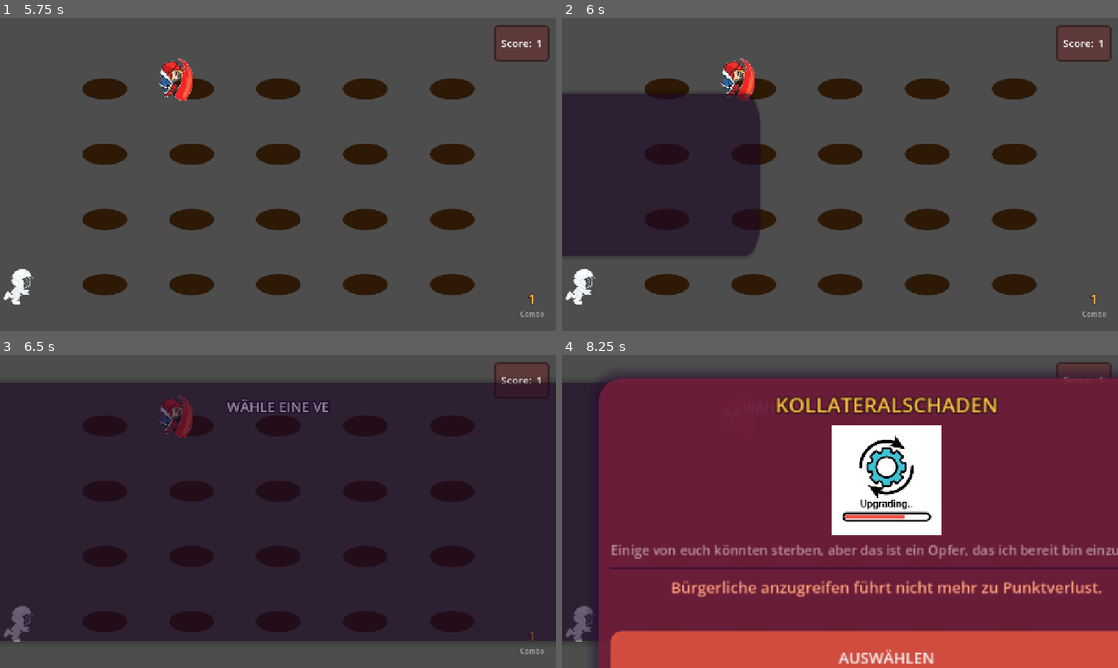
Above: before the commit, frames 1-4 (two rows, left to right).
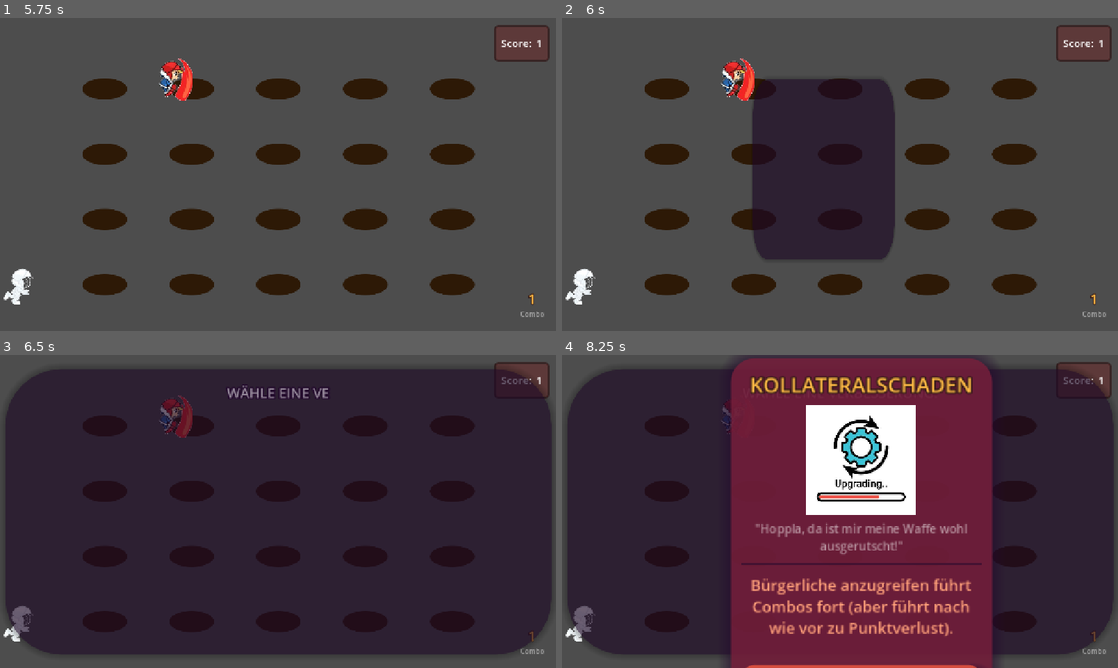
Above: after the commit, the same moments.

Repository: verdelite/whackamole
Game: Godot game, scene res://Scenes/WhackAMole/whack_a_mole_scene.tscn
Same seed, same stepped clock (60 frames per second), same inputs: the game is played once before the commit and once after it. Sound files missing from this copy of the repository are replaced by a short silence.
Inputs (mouse positions are in pixels of both pictures, inside the frame that each line leads up to):
- Up to frame 1 (5.75 s): move the mouse to (105, 77) at 0.52 s; click (105, 77) at 0.67 s; move the mouse to (105, 143) at 1.27 s; click (105, 143) at 1.42 s; move the mouse to (105, 208) at 2.02 s; click (105, 208) at 2.17 s; move the mouse to (105, 274) at 2.77 s; click (105, 274) at 2.92 s; move the mouse to (189, 77) at 3.52 s; click (189, 77) at 3.67 s; move the mouse to (189, 143) at 4.27 s; click (189, 143) at 4.42 s; move the mouse to (189, 77) at 5.02 s; click (189, 77) at 5.17 s
- Up to frame 2 (6 s): move the mouse to (756, 96) at 5.77 s; click (756, 96) at 5.92 s
- Up to frame 3 (6.5 s): no input
- Up to frame 4 (8.25 s): move the mouse to (962, 495) at 6.52 s; click (962, 495) at 6.67 s; click "AUSWÄHLEN" at 7.25 s; click "AUSWÄHLEN" at 8 s

Frame 1 is identical in both runs. In frame 2, 29% of the frame differs, in the area x 0-60%, y 19-78%; in frame 3, 10%; in frame 4, 67%, in the area x 0-100%, y 0-100%.

Commit message:
implemented upgrade spawn logic and adjusted upgrades

Diff:
--- a/Scenes/WhackAMole/Ally/ally_rhiana.gd
+++ b/Scenes/WhackAMole/Ally/ally_rhiana.gd
@@ -11,6 +11,8 @@
 
 @export var valid_targets: Array[Globals.MoleType] = [Globals.MoleType.STANDARD, Globals.MoleType.ELITE]
 
+func _ready():
+	UpgradeManager.rhiana = self
 
 # Called every frame. 'delta' is the elapsed time since the previous frame.
 func _physics_process(delta):
--- a/Scenes/WhackAMole/UI/UpgradeContainer/upgrade_container.gd
+++ b/Scenes/WhackAMole/UI/UpgradeContainer/upgrade_container.gd
@@ -117,7 +117,7 @@
 	position = ORIGINAL_POSITION + TWEEN_OFFSET / 4
 
 func _on_animation_player_animation_finished(anim_name):
-	print("Animation finished: " + anim_name)
+	#print("Animation finished: " + anim_name)
 	if anim_name == "select_animation":
 		#print("Queue free called for: " + anim_name)
 		Globals.close_menu.emit()
--- a/Scenes/WhackAMole/UI/UpgradeContainer/upgrade_container.tscn
+++ b/Scenes/WhackAMole/UI/UpgradeContainer/upgrade_container.tscn
@@ -26,7 +26,7 @@
 outline_color = Color(0.180392, 0.0862745, 0.0862745, 1)
 
 [sub_resource type="LabelSettings" id="LabelSettings_kmvpd"]
-font_size = 18
+line_spacing = 1.0
 font_color = Color(1, 1, 1, 0.517647)
 
 [sub_resource type="StyleBoxLine" id="StyleBoxLine_kmvpd"]
@@ -181,9 +181,9 @@
 
 [node name="UpgradeContainer" type="PanelContainer"]
 process_mode = 3
+custom_minimum_size = Vector2(355, 411)
 offset_right = 355.0
 offset_bottom = 411.0
-size_flags_horizontal = 3
 theme_override_styles/panel = ExtResource("1_d16sn")
 script = ExtResource("2_6e6x3")
 tween_stylebox = ExtResource("1_d16sn")
@@ -193,6 +193,7 @@
 sound_chosen = ExtResource("6_ctwbl")
 
 [node name="MarginContainer" type="MarginContainer" parent="."]
+custom_minimum_size = Vector2(355, 411)
 layout_mode = 2
 size_flags_vertical = 3
 theme_override_constants/margin_left = 16
@@ -212,6 +213,7 @@
 label_settings = SubResource("LabelSettings_ks42o")
 horizontal_alignment = 1
 vertical_alignment = 1
+autowrap_mode = 3
 uppercase = true
 
 [node name="UpgradeImage" type="TextureRect" parent="MarginContainer/VBoxContainer"]
@@ -227,6 +229,7 @@
 
 [node name="UpgradeFlavorText" type="Label" parent="MarginContainer/VBoxContainer"]
 unique_name_in_owner = true
+custom_minimum_size = Vector2(0, 47)
 layout_mode = 2
 size_flags_vertical = 6
 size_flags_stretch_ratio = 0.0
@@ -234,6 +237,7 @@
 label_settings = SubResource("LabelSettings_kmvpd")
 horizontal_alignment = 1
 vertical_alignment = 1
+autowrap_mode = 3
 
 [node name="HSeparator" type="HSeparator" parent="MarginContainer/VBoxContainer"]
 layout_mode = 2
@@ -248,12 +252,12 @@
 size_flags_stretch_ratio = 10.0
 mouse_filter = 1
 bbcode_enabled = true
-text = "[font_size=21][center][color=\"lightsalmon\"]Rhiana schießt auf erschienene Untote. (Nachladezeit: 5 Sekunden)[/color][/center][/font_size]"
+text = "[font_size=18][center][color=\"lightsalmon\"]Rhiana schießt auf erschienene Untote. (Nachladezeit: 5 Sekunden)[/color][/center][/font_size]"
 fit_content = true
 
 [node name="SelectButton" type="Button" parent="MarginContainer/VBoxContainer"]
-layout_mode = 2
-size_flags_vertical = 3
+custom_minimum_size = Vector2(0, 64)
+layout_mode = 2
 size_flags_stretch_ratio = 11.13
 mouse_filter = 1
 theme = SubResource("Theme_ks42o")
--- a/Scenes/WhackAMole/UI/UpgradeContainer/upgrade_container_collateral_1.tscn
+++ b/Scenes/WhackAMole/UI/UpgradeContainer/upgrade_container_collateral_1.tscn
@@ -3,6 +3,17 @@
 [ext_resource type="PackedScene" uid="uid://dub3pcbe4gjnv" path="res://Scenes/WhackAMole/UI/UpgradeContainer/upgrade_container_rhiana_1.tscn" id="1_62led"]
 
 [node name="UpgradeContainer" instance=ExtResource("1_62led")]
+size_flags_horizontal = 3
 upgrade_type = 4
+upgrade_title = "Kollateralschaden"
 upgrade_flavor = "\"Hoppla, da ist mir meine Waffe wohl ausgerutscht!\""
 upgrade_description = "Bürgerliche anzugreifen führt Combos fort (aber führt nach wie vor zu Punktverlust)."
+
+[node name="MarginContainer" parent="." index="0"]
+custom_minimum_size = Vector2(0, 0)
+
+[node name="UpgradeFlavorText" parent="MarginContainer/VBoxContainer" index="2"]
+custom_minimum_size = Vector2(0, 0)
+
+[node name="UpgradeDescription" parent="MarginContainer/VBoxContainer" index="4"]
+text = "[font_size=21][center][color=\"lightsalmon\"]Rhiana schießt auf erschienene Untote. (Nachladezeit: 5 Sekunden)[/color][/center][/font_size]"
--- a/Scenes/WhackAMole/UI/UpgradeContainer/upgrade_container_collateral_2.tscn
+++ b/Scenes/WhackAMole/UI/UpgradeContainer/upgrade_container_collateral_2.tscn
@@ -7,3 +7,6 @@
 upgrade_title = "Kollateralschaden+"
 upgrade_flavor = "\"Einige von euch könnten sterben, aber das ist ein Opfer, das ich bereit bin einzugehen!\""
 upgrade_description = "Bürgerliche anzugreifen führt nicht länger zu Punktverlust."
+
+[node name="UpgradeName" parent="MarginContainer/VBoxContainer" index="0"]
+autowrap_mode = 0
--- a/Scenes/WhackAMole/UI/UpgradeContainer/upgrade_container_collateral_3.tscn
+++ b/Scenes/WhackAMole/UI/UpgradeContainer/upgrade_container_collateral_3.tscn
@@ -7,3 +7,6 @@
 upgrade_title = "Blutopfer"
 upgrade_flavor = "\"Blut für den Blutgott!\""
 upgrade_description = "Bürgerliche anzugreifen gibt nun Punkte."
+
+[node name="UpgradeName" parent="MarginContainer/VBoxContainer" index="0"]
+autowrap_mode = 0
--- /dev/null
+++ b/Scenes/WhackAMole/UI/UpgradeContainer/upgrade_container_misc_2.tscn
@@ -0,0 +1,9 @@
+[gd_scene load_steps=2 format=3 uid="uid://bkn35g6pw2jid"]
+
+[ext_resource type="PackedScene" uid="uid://6vfyrbclgw88" path="res://Scenes/WhackAMole/UI/UpgradeContainer/upgrade_container.tscn" id="1_2h7jm"]
+
+[node name="UpgradeContainer" instance=ExtResource("1_2h7jm")]
+upgrade_type = 8
+upgrade_title = "Kennt ihr schon Liselotte?"
+upgrade_flavor = "Der bezaubernde Anblick der zukünftigen Hirtenlaufkönigin stärkt die Kampfmoral."
+upgrade_description = "Combos werden für die nächsten X Sekunden nicht mehr unterbrochen."
--- /dev/null
+++ b/Scenes/WhackAMole/UI/UpgradeContainer/upgrade_container_misc_3.tscn
@@ -0,0 +1,13 @@
+[gd_scene load_steps=2 format=3 uid="uid://cvprb5qrcnhgp"]
+
+[ext_resource type="PackedScene" uid="uid://6vfyrbclgw88" path="res://Scenes/WhackAMole/UI/UpgradeContainer/upgrade_container.tscn" id="1_exl5d"]
+
+[node name="UpgradeContainer" instance=ExtResource("1_exl5d")]
+offset_bottom = 428.0
+upgrade_type = 9
+upgrade_title = "Gibt's hier irgendwo eine Kneipe?"
+upgrade_flavor = "Lu macht die Gegend unsicher."
+upgrade_description = "Für die nächsten X Sekunden tauchen weniger Bürgerliche auf."
+
+[node name="UpgradeName" parent="MarginContainer/VBoxContainer" index="0"]
+autowrap_mode = 3
--- a/Scenes/WhackAMole/UI/UpgradeContainer/upgrade_container_nala_1.tscn
+++ b/Scenes/WhackAMole/UI/UpgradeContainer/upgrade_container_nala_1.tscn
@@ -3,7 +3,9 @@
 [ext_resource type="PackedScene" uid="uid://bg4o5dr1x3mth" path="res://Scenes/WhackAMole/UI/UpgradeContainer/upgrade_container_rhiana_4.tscn" id="1_36l2l"]
 
 [node name="UpgradeContainer" instance=ExtResource("1_36l2l")]
+offset_bottom = 411.0
+size_flags_horizontal = 3
 upgrade_type = 7
-upgrade_title = "Schnelle Handlung"
+upgrade_title = "Schneller!"
 upgrade_flavor = "\"Nala, gib mal Schub!\""
-upgrade_description = "Einmalig. Nezahet wird beschleunigt für X Sekunden. (Alle anderen Objekte bewegen sich langsamer.)"
+upgrade_description = "Nezahet wird beschleunigt für X Sekunden. (Alle anderen Objekte bewegen sich langsamer.)"
--- a/Scenes/WhackAMole/UI/UpgradeContainer/upgrade_container_rhiana_1.tscn
+++ b/Scenes/WhackAMole/UI/UpgradeContainer/upgrade_container_rhiana_1.tscn
@@ -5,4 +5,4 @@
 [node name="UpgradeContainer" instance=ExtResource("1_1633t")]
 upgrade_title = "Gefährtin: Rhiana"
 upgrade_flavor = "\"Rhiana, gib mir Rückendeckung!\""
-upgrade_description = "Schaltet Rhiana frei. Schießt alle X Sekunden auf erschienene Untote."
+upgrade_description = "Schaltet Rhiana frei. Schießt alle 5 Sekunden auf erschienene Untote."
--- a/Scenes/WhackAMole/UI/UpgradeContainer/upgrade_container_rhiana_2.tscn
+++ b/Scenes/WhackAMole/UI/UpgradeContainer/upgrade_container_rhiana_2.tscn
@@ -6,4 +6,13 @@
 upgrade_type = 1
 upgrade_title = "Pfeile sparen"
 upgrade_flavor = "\"Wir glauben, wir haben bald keine Pfeile mehr.\""
-upgrade_description = "Rhiana schießt nicht mehr auf reguläre Untote."
+upgrade_description = "Rhiana ignoriert gewöhnliche Untote."
+
+[node name="MarginContainer" parent="." index="0"]
+custom_minimum_size = Vector2(0, 0)
+
+[node name="UpgradeName" parent="MarginContainer/VBoxContainer" index="0"]
+autowrap_mode = 0
+
+[node name="UpgradeDescription" parent="MarginContainer/VBoxContainer" index="4"]
+text = "[font_size=21][center][color=\"lightsalmon\"]Rhiana schießt auf erschienene Untote. (Nachladezeit: 5 Sekunden)[/color][/center][/font_size]"
--- a/Scenes/WhackAMole/UI/UpgradeContainer/upgrade_container_rhiana_3.tscn
+++ b/Scenes/WhackAMole/UI/UpgradeContainer/upgrade_container_rhiana_3.tscn
@@ -3,7 +3,14 @@
 [ext_resource type="PackedScene" uid="uid://bg7r2dsefk6vp" path="res://Scenes/WhackAMole/UI/UpgradeContainer/upgrade_container_rhiana_2.tscn" id="1_1glq4"]
 
 [node name="UpgradeContainer" instance=ExtResource("1_1glq4")]
+offset_bottom = 466.0
 upgrade_type = 2
 upgrade_title = "Schnellladen"
 upgrade_flavor = "\"Das hat nur 20 AP gekostet!\""
-upgrade_description = "Rhiana schießt nun alle X Sekunden."
+upgrade_description = "Rhiana schießt nun alle 3 Sekunden."
+
+[node name="UpgradeName" parent="MarginContainer/VBoxContainer" index="0"]
+autowrap_mode = 0
+
+[node name="SelectButton" parent="MarginContainer/VBoxContainer" index="5"]
+size_flags_vertical = 3
--- a/Scenes/WhackAMole/UI/UpgradeContainer/upgrade_container_rhiana_4.tscn
+++ b/Scenes/WhackAMole/UI/UpgradeContainer/upgrade_container_rhiana_4.tscn
@@ -5,5 +5,12 @@
 [node name="UpgradeContainer" instance=ExtResource("1_5u2p3")]
 upgrade_type = 3
 upgrade_title = "Rhiana, was machst du da?!"
-upgrade_flavor = "\"Wir dachten, das sei ein Ghul!\""
+upgrade_flavor = "\"Wir dachten, das wäre ein Ghul!\""
 upgrade_description = "Rhiana schießt nun auch auf Bürgerliche."
+
+[node name="UpgradeName" parent="MarginContainer/VBoxContainer" index="0"]
+text = "Rhiana, was machst du da?!"
+autowrap_mode = 3
+
+[node name="SelectButton" parent="MarginContainer/VBoxContainer" index="5"]
+size_flags_vertical = 1
--- a/Scenes/WhackAMole/UI/UpgradeManager/upgrade_manager.gd
+++ b/Scenes/WhackAMole/UI/UpgradeManager/upgrade_manager.gd
@@ -1,21 +1,94 @@
 extends Node
 
-@export var rhiana: Node2D
+var rhiana: Node2D
+
+var upgrade_tree_rhiana: Array[PackedScene] =  [
+	preload("res://Scenes/WhackAMole/UI/UpgradeContainer/upgrade_container_rhiana_1.tscn"),
+	preload("res://Scenes/WhackAMole/UI/UpgradeContainer/upgrade_container_rhiana_2.tscn"),
+	preload("res://Scenes/WhackAMole/UI/UpgradeContainer/upgrade_container_rhiana_3.tscn"),
+	preload("res://Scenes/WhackAMole/UI/UpgradeContainer/upgrade_container_rhiana_4.tscn"),
+	]
+
+var upgrade_tree_collateral: Array[PackedScene] = [
+	preload("res://Scenes/WhackAMole/UI/UpgradeContainer/upgrade_container_collateral_1.tscn"),
+	preload("res://Scenes/WhackAMole/UI/UpgradeContainer/upgrade_container_collateral_2.tscn"),
+	preload("res://Scenes/WhackAMole/UI/UpgradeContainer/upgrade_container_collateral_3.tscn"),
+]
+
+var upgrade_tree_misc: Array[PackedScene] = [
+	preload("res://Scenes/WhackAMole/UI/UpgradeContainer/upgrade_container_nala_1.tscn"),
+	preload("res://Scenes/WhackAMole/UI/UpgradeContainer/upgrade_container_misc_2.tscn"),
+	preload("res://Scenes/WhackAMole/UI/UpgradeContainer/upgrade_container_misc_3.tscn"),
+]
+
+var available_upgrades: Array[PackedScene] = []
+
+var upgrade_tree_rhiana_index: int = 0
+var upgrade_tree_collateral_index: int = 0
+var upgrade_tree_misc_index: int = 0
 
 # Called when the node enters the scene tree for the first time.
 func _ready():
 	Globals.new_upgrade.connect(_on_upgrade_unlocked)
 
+func get_upgrades() -> Array[PackedScene]:
+	var alt_upgrades = upgrade_tree_misc.duplicate()
+	var upgrade_a: PackedScene
+	var upgrade_b: PackedScene
+	var upgrade_c: PackedScene
+	if upgrade_tree_rhiana_index >= 0:
+		upgrade_a = upgrade_tree_rhiana[upgrade_tree_rhiana_index]
+	else:
+		upgrade_a = alt_upgrades.pick_random()
+		alt_upgrades.erase(upgrade_a)
+
+	if upgrade_tree_collateral_index >= 0:
+		upgrade_b = upgrade_tree_collateral[upgrade_tree_collateral_index]
+	else:
+		upgrade_b = alt_upgrades.pick_random()
+		alt_upgrades.erase(upgrade_b)
+
+	upgrade_c = alt_upgrades.pick_random()
+
+	available_upgrades = [
+		upgrade_a,
+		upgrade_b,
+		upgrade_c
+	]
+
+	print(str(upgrade_tree_rhiana_index))
+
+	return available_upgrades
+
 func _on_upgrade_unlocked(upgrade: Globals.UpgradeType):
 	match upgrade:
 		Globals.UpgradeType.RHIANA_1:
 			rhiana.active = true
-
+			update_array_rhiana()
 		Globals.UpgradeType.RHIANA_2:
 			rhiana.valid_targets.erase(Globals.MoleType.STANDARD)
-
+			update_array_rhiana()
 		Globals.UpgradeType.RHIANA_3:
 			rhiana.ATK_COOLDOWN = rhiana.ATK_COOLDOWN_UPGRADED
-
+			update_array_rhiana()
 		Globals.UpgradeType.RHIANA_4:
 			rhiana.valid_targets.append(Globals.MoleType.PEASANT)
+			update_array_rhiana()
+		Globals.UpgradeType.COLLATERAL_1:
+			Globals.collateral_combo = 1
+			upgrade_tree_collateral_index = 1
+		Globals.UpgradeType.COLLATERAL_2:
+			Globals.COLLATERAL_SCORE_INDEX = 1
+			upgrade_tree_collateral_index = 2
+		Globals.UpgradeType.COLLATERAL_3:
+			Globals.COLLATERAL_SCORE_INDEX = 2
+			upgrade_tree_collateral_index = -1
+		_:
+			print(str(Globals.UpgradeType)+' not implemented in UpgradeManager yet!')
+
+func update_array_rhiana():
+	upgrade_tree_rhiana.remove_at(upgrade_tree_rhiana_index)
+	if upgrade_tree_rhiana.size() > 0:
+		upgrade_tree_rhiana_index = randi_range(0, upgrade_tree_rhiana.size()-1)
+	else:
+		upgrade_tree_rhiana_index = -1
--- a/Scenes/WhackAMole/UI/UpgradeMenu/upgrade_screen_menu.gd
+++ b/Scenes/WhackAMole/UI/UpgradeMenu/upgrade_screen_menu.gd
@@ -5,6 +5,7 @@
 @onready var audio_player: AudioStreamPlayer = $AudioStreamPlayer
 
 @export var template_upgrade: PackedScene = preload("res://Scenes/WhackAMole/UI/UpgradeContainer/upgrade_container.tscn")
+var available_upgrades: Array[PackedScene] = []
 
 @export var audio_open: AudioStream
 @export var audio_close: AudioStream
@@ -37,10 +38,15 @@
 
 func spawn_upgrades():
 	spawned_upgrades = []
+	update_available_upgrades()
+	await get_tree().create_timer(0.2).timeout
 	for i in NUM_UPGRADES:
-		var new_upgrade = template_upgrade.instantiate()
+		var new_upgrade = available_upgrades[i].instantiate()
 		control_node.add_child(new_upgrade)
 		spawned_upgrades.append(new_upgrade)
+
+func update_available_upgrades():
+	available_upgrades = UpgradeManager.get_upgrades()
 
 func show_upgrades():
 	for upgrade in spawned_upgrades:
--- a/Scenes/WhackAMole/whack_a_mole.gd
+++ b/Scenes/WhackAMole/whack_a_mole.gd
@@ -61,11 +61,9 @@
 
 
 func spawn_mole():
-	#print("Spawning Mole from WhackAMole...")
 	var target = hole_list.pick_random()
 	target.spawn_mole()
 	spawn_time = SceneManager.rng.randf_range(spawn_interval[0], spawn_interval[1]) / spawn_speed
-	#print("New Spawn time: " + str(spawn_time))
 
 
 func _on_target_clicked(emitter):
@@ -86,16 +84,35 @@
 	atk_cooldown = atk_cooldown_time
 
 func mole_hit(mole):
-	if mole.score > 0:
+	var added_score = mole.score
+
+	if added_score > 0 or Globals.collateral_combo > 0:
 		combo += 1
-		score += mole.score * (1 + (combo / 9))
 
-		if combo % 9 == 0:
+		if added_score < 0:
+			added_score = Globals.get_collateral_multiplier() * added_score
+
+		if combo % 9 == 0 and added_score > 0:
+			added_score = added_score * 9
 			SceneManager.combo_nine.emit()
+
+		score += added_score * (1 + (combo / 9))
 
 	else:
 		combo = 0
-		score += mole.score
+		score += added_score
+
+
+	#if mole.score > 0:
+		#combo += 1
+		#score += mole.score * (1 + (combo / 9))
+		#
+		#if combo % 9 == 0:
+			#SceneManager.combo_nine.emit()
+		#
+	#else:
+		#combo = 0
+		#score += mole.score
 
 func mole_emerged(mole):
 	if ally_rhiana:
--- a/Scenes/WhackAMole/whack_a_mole_scene.tscn
+++ b/Scenes/WhackAMole/whack_a_mole_scene.tscn
@@ -1,11 +1,10 @@
-[gd_scene load_steps=7 format=3 uid="uid://p26g0gmehng4"]
+[gd_scene load_steps=6 format=3 uid="uid://p26g0gmehng4"]
 
 [ext_resource type="Script" uid="uid://dx341fqjwy70o" path="res://Scenes/WhackAMole/whack_a_mole.gd" id="1_fwkvb"]
 [ext_resource type="PackedScene" uid="uid://b7x2goluwbckf" path="res://Scenes/WhackAMole/UI/ui_whack.tscn" id="3_scv66"]
 [ext_resource type="PackedScene" uid="uid://djsk6sp5cp48h" path="res://Scenes/WhackAMole/Character/character.tscn" id="4_3w4c0"]
 [ext_resource type="AudioStream" uid="uid://fgoas82qvngr" path="res://Assets/BGM/music_comedy_quirky_fun_knockout.wav" id="4_hero5"]
 [ext_resource type="PackedScene" uid="uid://dtxrh0nh2hdov" path="res://Scenes/WhackAMole/Ally/ally_rhiana.tscn" id="5_hero5"]
-[ext_resource type="PackedScene" uid="uid://dcu85ik74u17x" path="res://Scenes/WhackAMole/UI/UpgradeManager/UpgradeManager.tscn" id="6_e6hic"]
 
 [node name="WhackAMole" type="Node2D" node_paths=PackedStringArray("character")]
 process_mode = 1
@@ -29,6 +28,3 @@
 [node name="AllyRhiana" parent="." instance=ExtResource("5_hero5")]
 unique_name_in_owner = true
 position = Vector2(32, 622)
-
-[node name="UpgradeManager" parent="." node_paths=PackedStringArray("rhiana") instance=ExtResource("6_e6hic")]
-rhiana = NodePath("../AllyRhiana")
--- a/Scenes/globals.gd
+++ b/Scenes/globals.gd
@@ -27,19 +27,28 @@
 signal close_menu
 signal level_up
 
-@export var SCORE_THRESHOLDS: Array[int] = [1, 3, 99+3*99, 4*99+5*99, 9*99+7*99, 16*99+9*99, 25*99+11*99, 36*99+13*99, 49*99+15*99, 64*99+17*99, 9999]
+@export var SCORE_THRESHOLDS: Array[int] = [1, 15, 30, 60, 90, 120, 150, 180, 49*99+15*99, 64*99+17*99, 9999]
 #### Level 0: 99, Level 1: 396, Level 2: 891, Level 3: 1584, Level 4: 2475, Level 5: 3564, Level 6: 4851, Level 7: 6336, Level 8: 8019, Level 9: 101*99
 ## For most thresholds, the calculation equals (n^2)*99, although n=10 is the exception
 ## This calculation may be needed when implementing an Endless Mode
+## [1, 3, 99+3*99, 4*99+5*99, 9*99+7*99, 16*99+9*99, 25*99+11*99, 36*99+13*99, 49*99+15*99, 64*99+17*99, 9999]
 
 @export var CURRENT_LEVEL = 0
 @export var CURRENT_THRESHOLD: int
+
+var collateral_combo: int = 0
+
+var COLLATERAL_SCORE_LIST: Array [int] = [ 1, 0, -1 ] # Will be multiplied with score if score is negative
+var COLLATERAL_SCORE_INDEX: int = 0
 
 var tween: Tween
 
 func _ready():
 	CURRENT_THRESHOLD = SCORE_THRESHOLDS[CURRENT_LEVEL]
 	close_menu.connect(close_upgrade_menu)
+
+func get_collateral_multiplier() -> int:
+	return COLLATERAL_SCORE_LIST[COLLATERAL_SCORE_INDEX]
 
 func update_level():
 	CURRENT_THRESHOLD = SCORE_THRESHOLDS[CURRENT_LEVEL]
--- a/project.godot
+++ b/project.godot
@@ -19,6 +19,7 @@
 
 SceneManager="*res://Scenes/SceneManager/scene_manager.gd"
 Globals="*res://Scenes/globals.gd"
+UpgradeManager="*res://Scenes/WhackAMole/UI/UpgradeManager/upgrade_manager.gd"
 
 [display]
 
